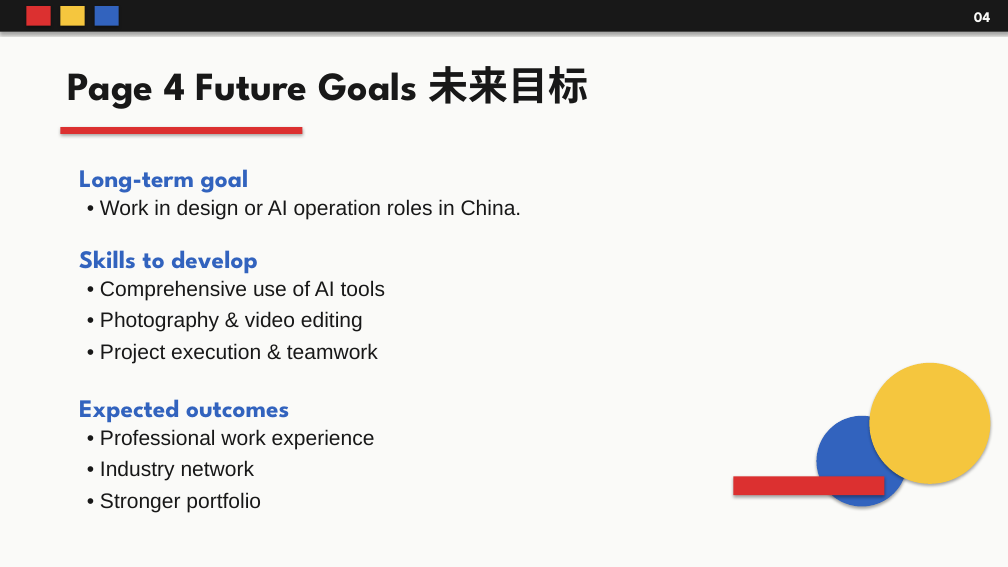
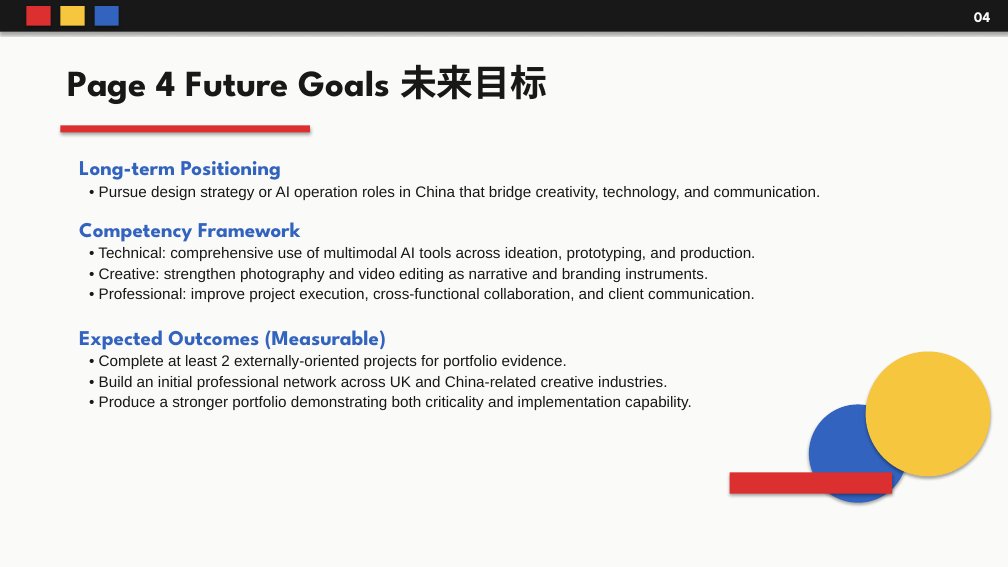
Before and after one commit to maotianyi12138-eng/-, a slide deck: slide 4 of Finding_Direction_Through_Exploration_Bauhaus.pptx. Drawn at 1008x567 pixels with LibreOffice and Linux fonts; fonts in the diff are those of the drawing. Boxes give left, top, right and bottom in pixels: in the first picture for what was removed or moved away, otherwise in the second. Text is boxed around its words. In the diff, an @@ line names an element or a change of style, - is before the commit and + after.

```diff
--- a/Finding_Direction_Through_Exploration_Bauhaus.pptx
+++ b/Finding_Direction_Through_Exploration_Bauhaus.pptx
@@ text "Page 4 Future Goals 未来目标" at [68, 64, 547, 104]: size 38 to 35 pt @@
@@ rectangle: place and size @@
-rectangle at [60, 127, 302, 134]
+rectangle at [60, 126, 310, 132]
@@ text at [79, 161, 281, 180]: text changed; size 24 to 20 pt @@
-Long-term goal
+Long-term Positioning
@@ text at [99, 186, 821, 200]: text changed; size 20 to 14.5 pt @@
-• Work in design or AI operation roles in China.
+• Pursue design strategy or AI operation roles in China that bridge creativity, technology, and communication.
@@ text added at [79, 222, 301, 242], 20 pt, text #3263BE, bold @@
+Competency Framework
@@ text removed at [79, 250, 257, 274] @@
-Skills to develop
@@ text at [98, 247, 755, 302]: text changed; size 20 to 14.5 pt @@
-• Comprehensive use of AI tools
-• Photography & video editing
-• Project execution & teamwork
+• Technical: comprehensive use of multimodal AI tools across ideation, prototyping, and production.
+• Creative: strengthen photography and video editing as narrative and branding instruments.
+• Professional: improve project execution, cross-functional collaboration, and client communication.
@@ text at [79, 330, 386, 350]: text changed; size 24 to 20 pt @@
-Expected outcomes
+Expected Outcomes (Measurable)
@@ text at [99, 355, 692, 410]: text changed; size 20 to 14.5 pt @@
-• Professional work experience
-• Industry network
-• Stronger portfolio
+• Complete at least 2 externally-oriented projects for portfolio evidence.
+• Build an initial professional network across UK and China-related creative industries.
+• Produce a stronger portfolio demonstrating both criticality and implementation capability.
@@ ellipse: place and size @@
-ellipse at [870, 363, 991, 484]
+ellipse at [866, 352, 991, 476]
@@ ellipse: place and size @@
-ellipse at [817, 416, 907, 507]
+ellipse at [809, 405, 907, 503]
@@ rectangle: place and size @@
-rectangle at [734, 476, 885, 495]
+rectangle at [730, 473, 892, 494]
```
Also in this commit, not shown: 7 other slides changed.
